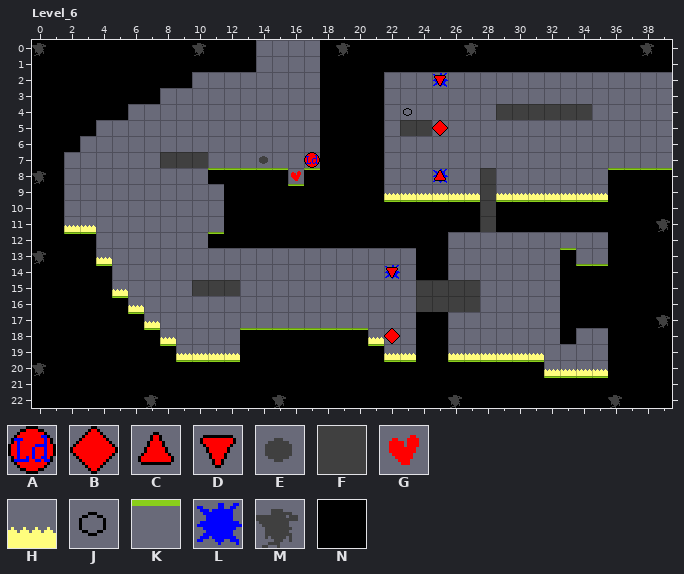
An edit to a level. LDtk project, Assets/Game/World/Levels.ldtk. Above is the file before it was changed.
Cells are 16x16 px. Shown: Level_6 x 0..39, y 0..22. The commit also changed other parts of the map, which this record leaves out.
Key: from "Controls": A 0, B 1, C 4, D 6; from "Entities": E 2, F 4, G 6, H 14, J 20, K 28, L 50, M 54; from "Ground": N 0.
_ is an empty cell.
Layer "Ground" before, first column x 0:
 0 NNNNNNNNNNNNNN____NNNNNNNNNNNNNNNNNNNNNN
 1 NNNNNNNNNNNNNN____NNNNNNNNNNNNNNNNNNNNNN
 2 NNNNNNNNNN________NNNN__________________
 3 NNNNNNNN__________NNNN__________________
 4 NNNNNN____________NNNN__________________
 5 NNNN______________NNNN__________________
 6 NNN_______________NNNN__________________
 7 NN________________NNNN__________________
 8 NN_________NNNNN_NNNNN______________NNNN
 9 NN__________NNNNNNNNNN______________NNNN
10 NN__________NNNNNNNNNNNNNNNN_NNNNNNNNNNN
11 NN__________NNNNNNNNNNNNNNNN_NNNNNNNNNNN
12 NNNN_______NNNNNNNNNNNNNNN__________NNNN
13 NNNN____________________NN_______N__NNNN
14 NNNNN___________________NN_______NNNNNNN
15 NNNNN____________________________NNNNNNN
16 NNNNNN___________________________NNNNNNN
17 NNNNNNN_________________NN_______NNNNNNN
18 NNNNNNNN_____NNNNNNNN___NN_______N__NNNN
19 NNNNNNNNN____NNNNNNNNN__NN__________NNNN
20 NNNNNNNNNNNNNNNNNNNNNNNNNNNNNNNN____NNNN
21 NNNNNNNNNNNNNNNNNNNNNNNNNNNNNNNNNNNNNNNN
22 NNNNNNNNNNNNNNNNNNNNNNNNNNNNNNNNNNNNNNNN
Layer "Entities" before, first column x 0:
 0 M_________M________M_______M__________M_
 1 ________________________________________
 2 _________________________L______________
 3 ________________________________________
 4 _______________________J_____FFFFFF_____
 5 _______________________FF_______________
 6 ________________________________________
 7 ________FFF___E_________________________
 8 M__________KKKKKGK_______L__F_______KKKK
 9 ________________K_____HHHHHHFHHHHHHH____
10 ______________________KKKKKKFKKKKKKK____
11 __HH________________________F__________M
12 __KK_______K____________________________
13 M___H____________________________K______
14 ____K_________________L___________KK____
15 _____H____FFF___________FFFF____________
16 _____KH_________________FFFF____________
17 ______KH_______________________________M
18 _______KH____KKKKKKKKH__________________
19 ________KHHHH________KHH__HHHHHH________
20 M________KKKK_________KK__KKKKKKHHHH____
21 ________________________________KKKK____
22 _______M_______M__________M_________M___
Layer "Controls" before, first column x 14:
 0 _______________
 1 _______________
 2 ___________D___
 3 _______________
 4 _______________
 5 ___________B___
 6 _______________
 7 ___A___________
 8 ___________C___
 9 _______________
10 _______________
11 _______________
12 _______________
13 _______________
14 ________D______
15 _______________
16 _______________
17 _______________
18 ________B______
19 _______________
20 _______________
21 _______________
After the commit:
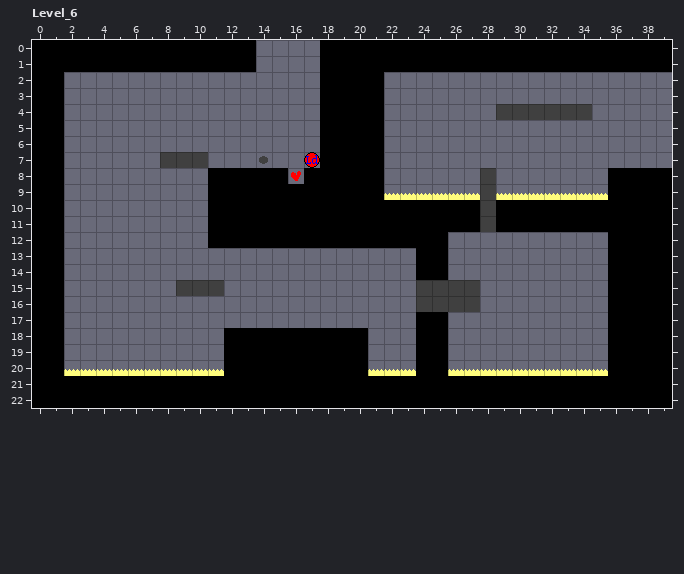
The exact change:
Changed rows in their new state; . is an unchanged cell.
Layer "Ground":
first column x 2:
 2 ________..........................
 3 ______............................
 4 ____..............................
 5 __................................
 6 _.................................
 9 .........N........................
10 .........N........................
11 .........N........................
12 __................................
13 __............................._..
14 ___............................___
15 ___............................___
16 ____...........................___
17 _____..........................___
18 ______....N...................._..
19 _______...N........_..............
20 __________.........___..______....
Layer "Entities":
first column x 0:
 0 _........._........_......._.........._.
 2 ........................._..............
 4 ......................._................
 5 .......................__...............
 8 _.........._____._......._..........____
 9 ................_.......................
10 ......................______._______....
11 ..__..................................._
12 ..__......._............................
13 _..._............................_......
14 ...._................._...........__....
15 ....._...F.._...........................
16 .....__.................................
17 ......__..............................._
18 .......__...._________..................
19 ........_____........___..______........
20 _.HHHHHHHHHH_........HHH..HHHHHH........
21 ................................____....
22 ......._......._.........._........._...
Layer "Controls":
first column x 25:
 2 _
 5 _
 8 _
first column x 22:
14 _
first column x 22:
18 _
